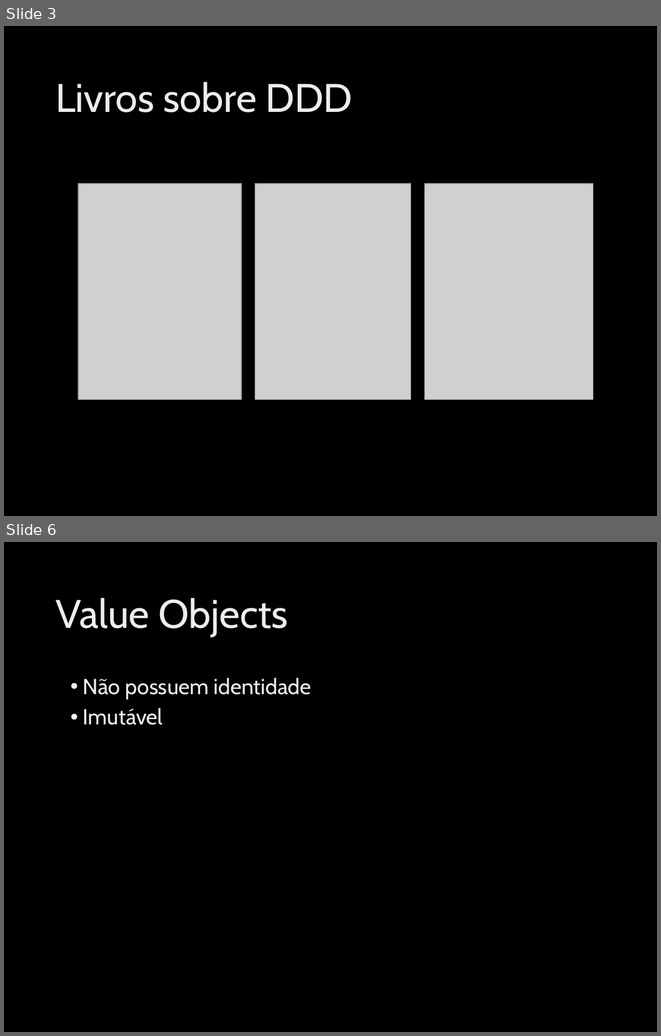
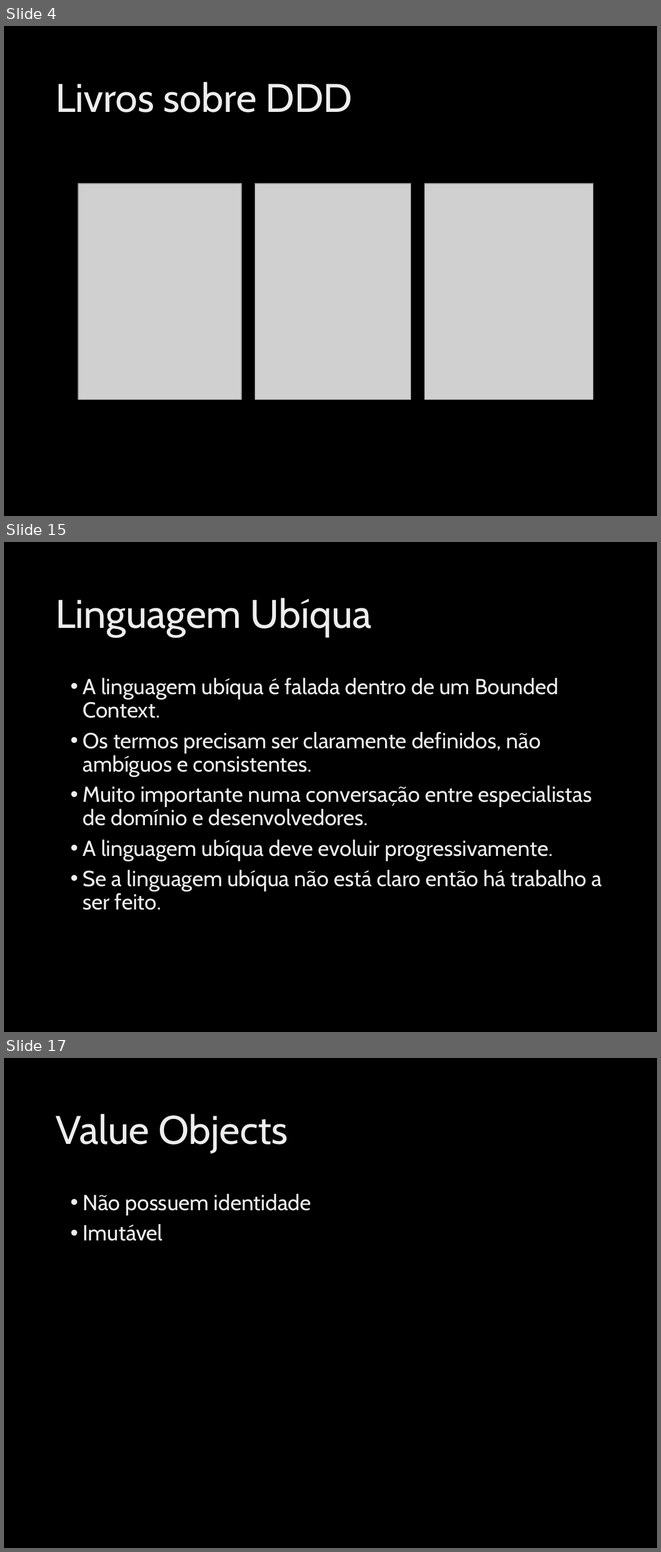
Before and after one commit to ivanpaulovich/event-sourcing-jambo, a slide deck: docs/Introdução ao Domain-Driven-Design (DDD).pptx. Shown one above the other, each under a label of ours: slides 3 and 6 before the commit, slides 4, 15 and 17 after it; the slides between them are not shown. The pictures are 661x1036 and 661x1552 pixels, drawn with LibreOffice and Linux fonts; fonts in the diff are those of the drawing; grey boxes stand for pictures; background and template pictures are left out. Boxes give left, top, right and bottom in pixels: in the first picture for what was removed or moved away, otherwise in the second. Text is boxed around its words. In the diff, an @@ line names an element or a change of style, - is before the commit and + after.

```diff
--- a/docs/Introdução ao Domain-Driven-Design (DDD).pptx
+++ b/docs/Introdução ao Domain-Driven-Design (DDD).pptx
@@ slide 15 added at box(4, 542, 657, 1032), background picture (left out) @@
@@ title added at box(55, 598, 372, 636), 44 pt, text gradient #DEDEDE to #EDEDED to #FFFFFF @@
+Linguagem Ubíqua
@@ text added at box(83, 678, 602, 910), 24 pt, text gradient #DEDEDE to #EDEDED to #FFFFFF @@
+• A linguagem ubíqua é falada dentro de um Bounded Context.
+• Os termos precisam ser claramente definidos, não ambíguos e consistentes.
+• Muito importante numa conversação entre especialistas de domínio e desenvolvedores.
+• A linguagem ubíqua deve evoluir progressivamente.
+• Se a linguagem ubíqua não está claro então há trabalho a ser feito.
@@ what was slide 3 is now slide 4 @@
@@ what was slide 6 is now slide 17 @@
```
Also in this commit, not shown: 4 slides changed, 11 other slides added, 4 other files.
